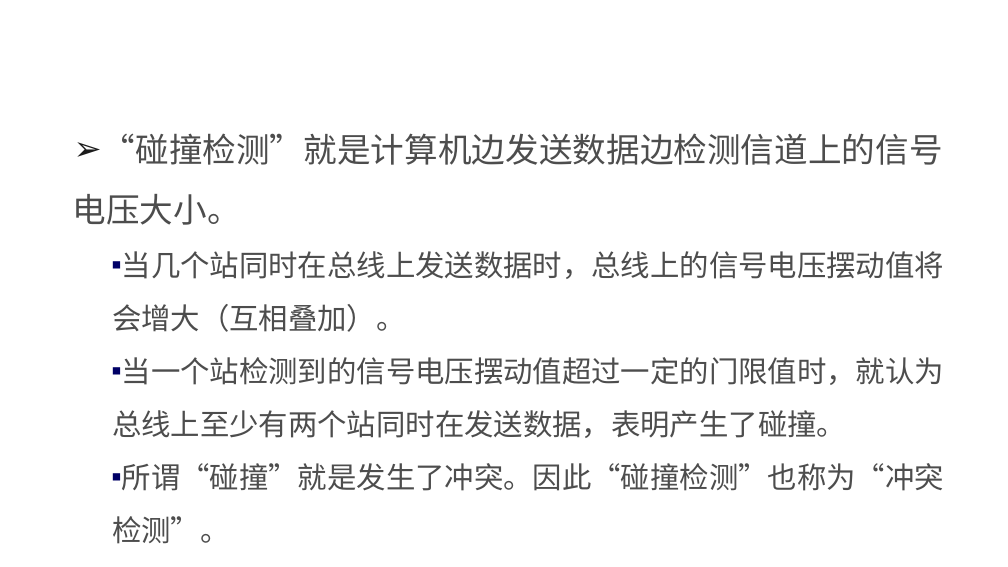
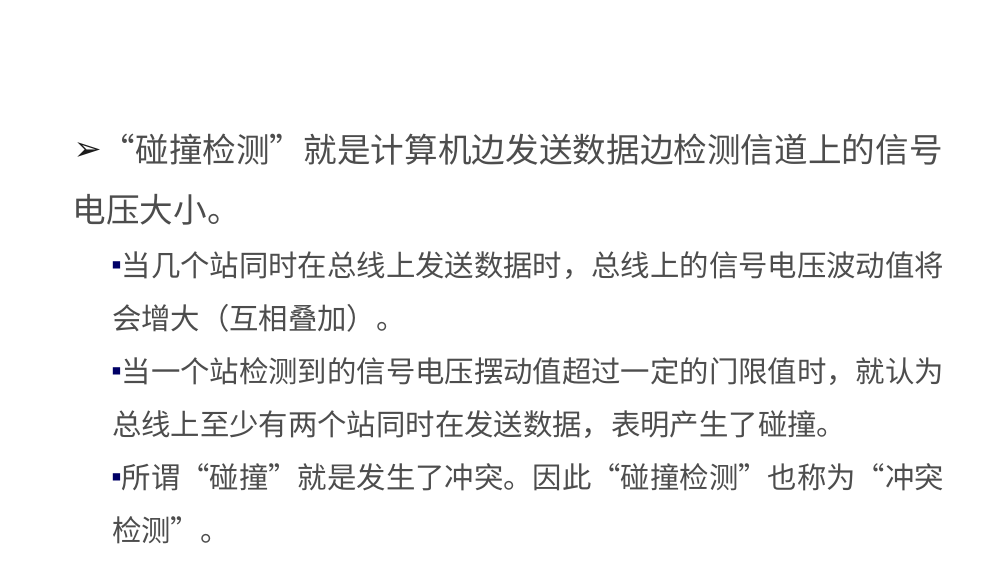
Before and after one commit to edu2act/course-NetWork, a slide deck: slide 41 of materials/slides/ch03 Data Link Layer.pptx. Drawn at 1008x567 pixels with LibreOffice and Linux fonts; fonts in the diff are those of the drawing; background and template pictures are left out. Boxes give left, top, right and bottom in pixels: in the first picture for what was removed or moved away, otherwise in the second. Text is boxed around its words. In the diff, an @@ line names an element or a change of style, - is before the commit and + after.

```diff
--- a/materials/slides/ch03 Data Link Layer.pptx
+++ b/materials/slides/ch03 Data Link Layer.pptx
@@ text at (112, 251, 944, 332): text changed @@
-  ▪ 当几个站同时在总线上发送数据时，总线上的信号电压摆动值将会增大（互相叠加）。
+  ▪ 当几个站同时在总线上发送数据时，总线上的信号电压波动值将会增大（互相叠加）。
```
Also in this commit, not shown: 12 other slides changed.
